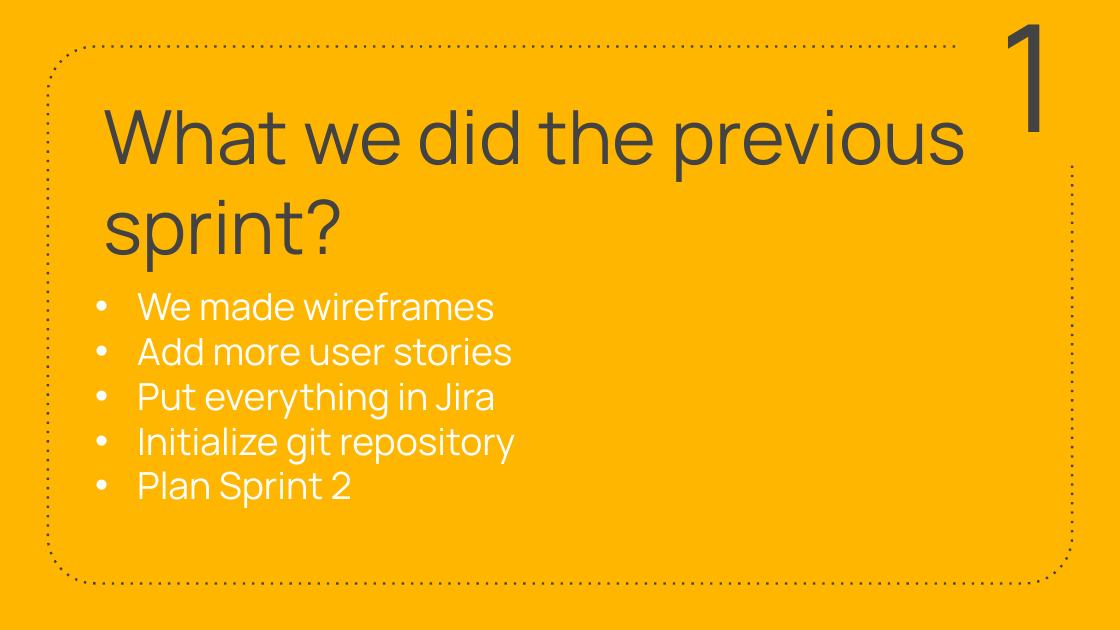
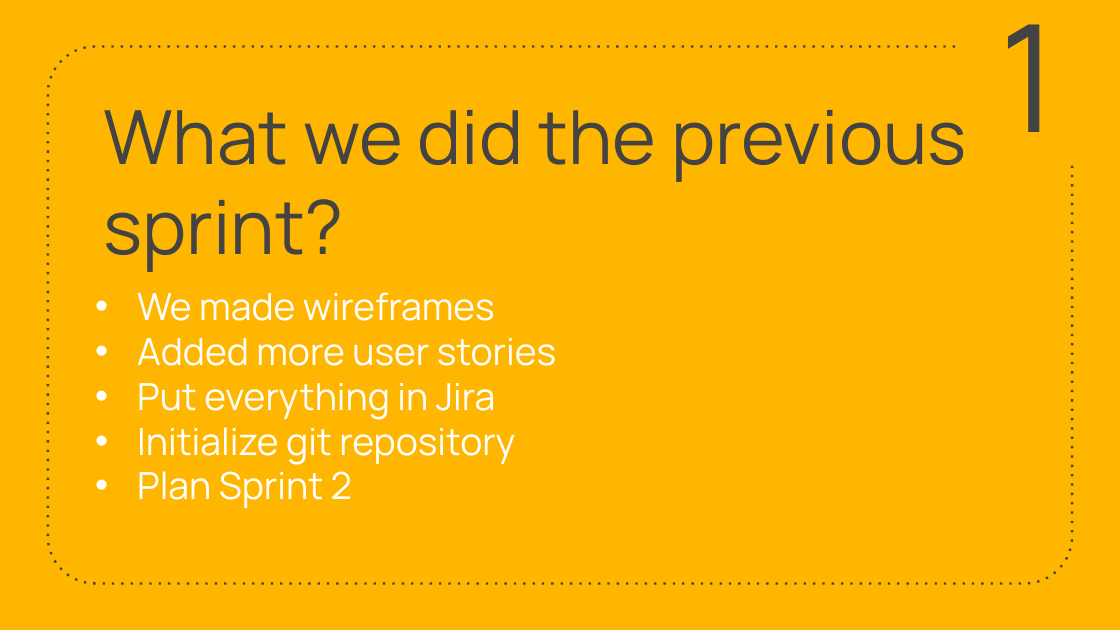
Before and after one commit to VidBarbaro/Ivanti-Alt-Solutions-Group, a slide deck: slide 3 of Documents/Ivanti Sprint 2.pptx. Drawn at 1120x630 pixels with LibreOffice and Linux fonts; fonts in the diff are those of the drawing. Boxes give left, top, right and bottom in pixels: in the first picture for what was removed or moved away, otherwise in the second. Text is boxed around its words. In the diff, an @@ line names an element or a change of style, - is before the commit and + after.

```diff
--- a/Documents/Ivanti Sprint 2.pptx
+++ b/Documents/Ivanti Sprint 2.pptx
@@ subtitle at (137, 338, 556, 366): text changed @@
-• Add more user stories
+• Added more user stories
```
Also in this commit, not shown: 1 other slide changed, 1 other file.
